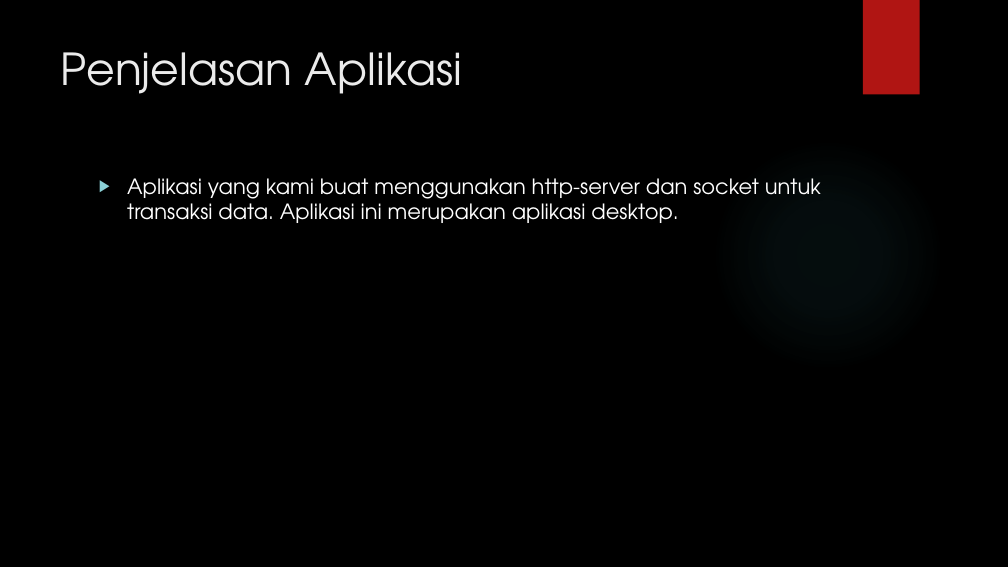
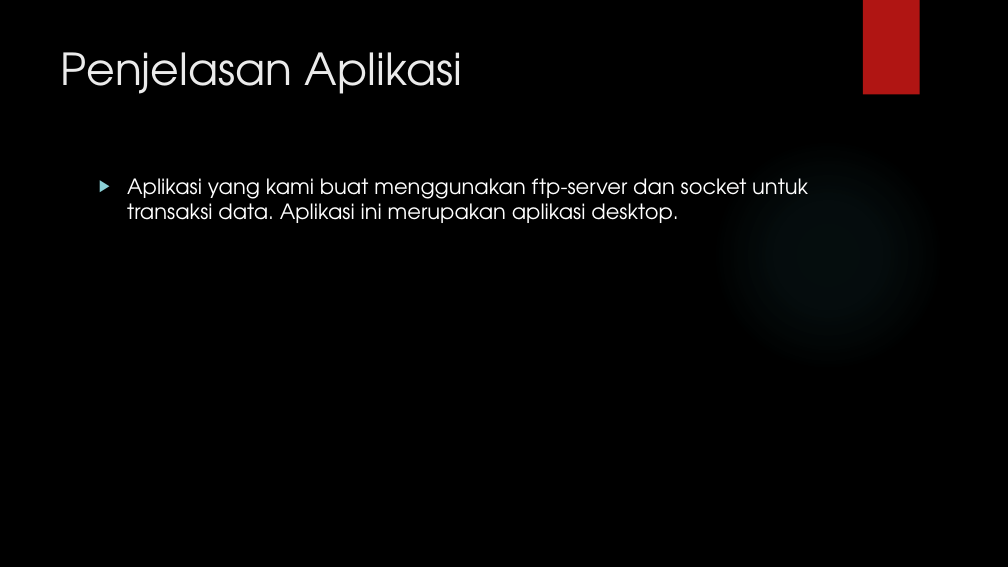
Before and after one commit to carwima/FP_PROGJAR, a slide deck: slide 2 of Presentations/Proposal.pptx. Drawn at 1008x567 pixels with LibreOffice and Linux fonts; fonts in the diff are those of the drawing; background and template pictures are left out. Boxes give left, top, right and bottom in pixels: in the first picture for what was removed or moved away, otherwise in the second. Text is boxed around its words. In the diff, an @@ line names an element or a change of style, - is before the commit and + after.

```diff
--- a/Presentations/Proposal.pptx
+++ b/Presentations/Proposal.pptx
@@ text at bbox=[127, 178, 808, 223]: text changed @@
-▶ Aplikasi yang kami buat menggunakan http-server dan socket untuk transaksi data. Aplikasi ini merupakan aplikasi desktop.
+▶ Aplikasi yang kami buat menggunakan ftp-server dan socket untuk transaksi data. Aplikasi ini merupakan aplikasi desktop.
```
Also in this commit, not shown: 2 other slides changed, 9 other files.
